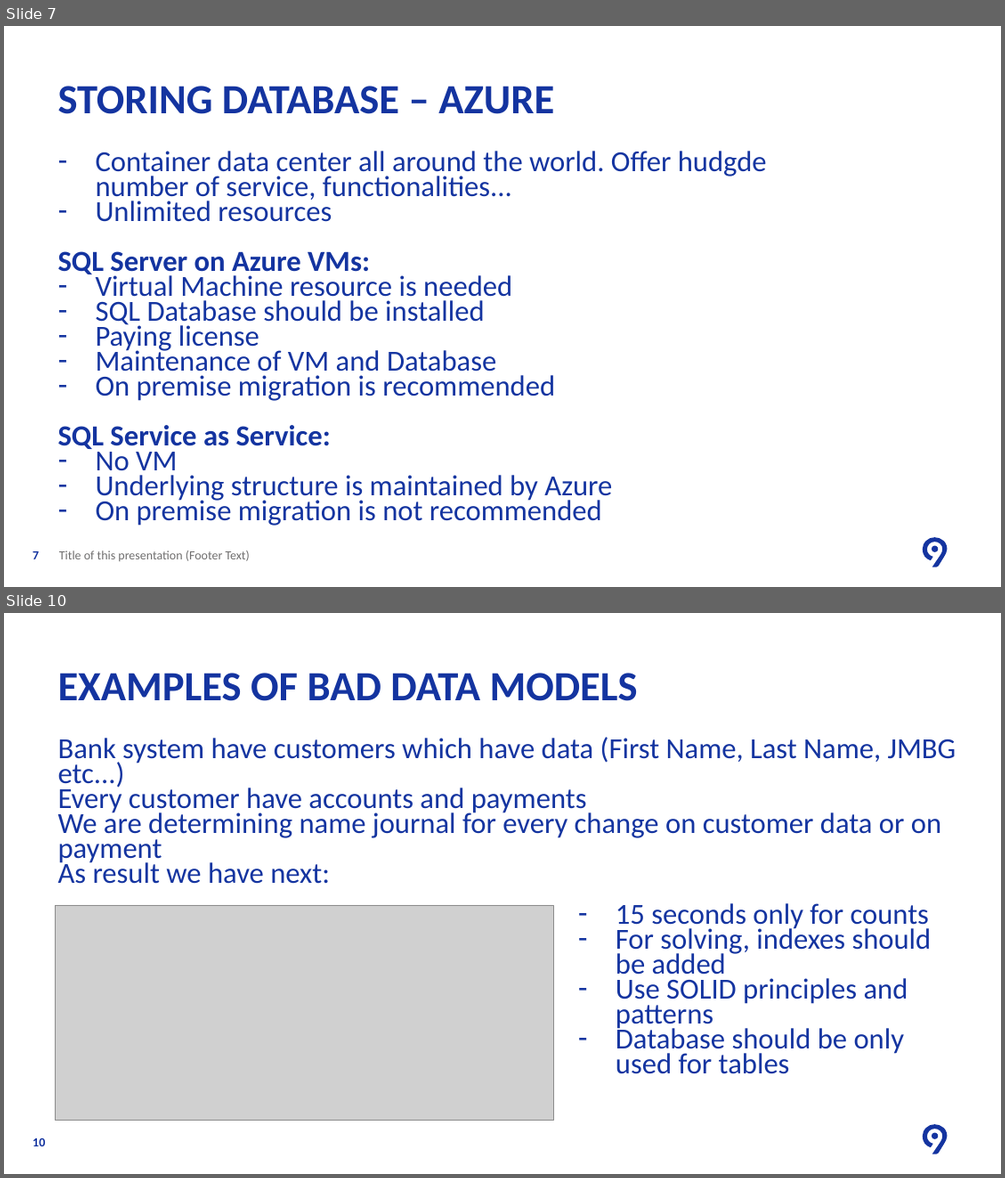
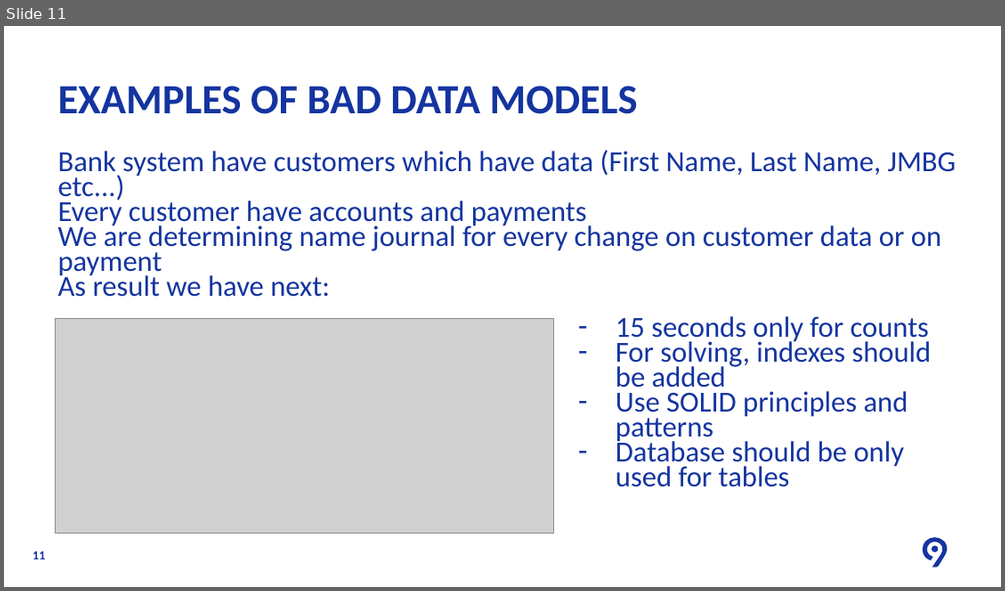
Before and after one commit to Levi9NS/Code9-2021, a slide deck: Azure Database (SQL and Cosmos)/SQL/Code9 2021 - SQL Database.pptx. Shown one above the other, each under a label of ours: slides 7 and 10 before the commit, slide 11 after it; the slides between them are not shown. The pictures are 1005x1178 and 1005x591 pixels, drawn with LibreOffice and Linux fonts; fonts in the diff are those of the drawing; grey boxes stand for pictures; background and template pictures are left out. Boxes give left, top, right and bottom in pixels: in the first picture for what was removed or moved away, otherwise in the second. Text is boxed around its words. In the diff, an @@ line names an element or a change of style, - is before the commit and + after.

```diff
--- a/Azure Database (SQL and Cosmos)/SQL/Code9 2021 - SQL Database.pptx
+++ b/Azure Database (SQL and Cosmos)/SQL/Code9 2021 - SQL Database.pptx
@@ slide 7 removed at [4,26,1001,587], background #FFFFFF; not listed: 2 template elements that a slide beside it also shows @@
@@ title removed at [58,86,554,114] @@
-STORING DATABASE – AZURE
@@ text removed at [58,151,767,525] @@
-– Container data center all around the world. Offer hudgde number of service, functionalities...
-– Unlimited resources
-SQL Server on Azure VMs:
-– Virtual Machine resource is needed
-– SQL Database should be installed
-– Paying license
-– Maintenance of VM and Database
-– On premise migration is recommended
-SQL Service as Service:
-– No VM
-– Underlying structure is maintained by Azure
-– On premise migration is not recommended
@@ page number removed at [32,551,39,559] @@
-7
@@ text removed at [59,550,250,561] @@
-Title of this presentation (Footer Text)
@@ what was slide 10 is now slide 11 @@
@@ page number at [32,551,45,559]: text changed @@
-10
+11
```
Also in this commit, not shown: 5 slides changed, 4 slides added, 2 other slides removed.
